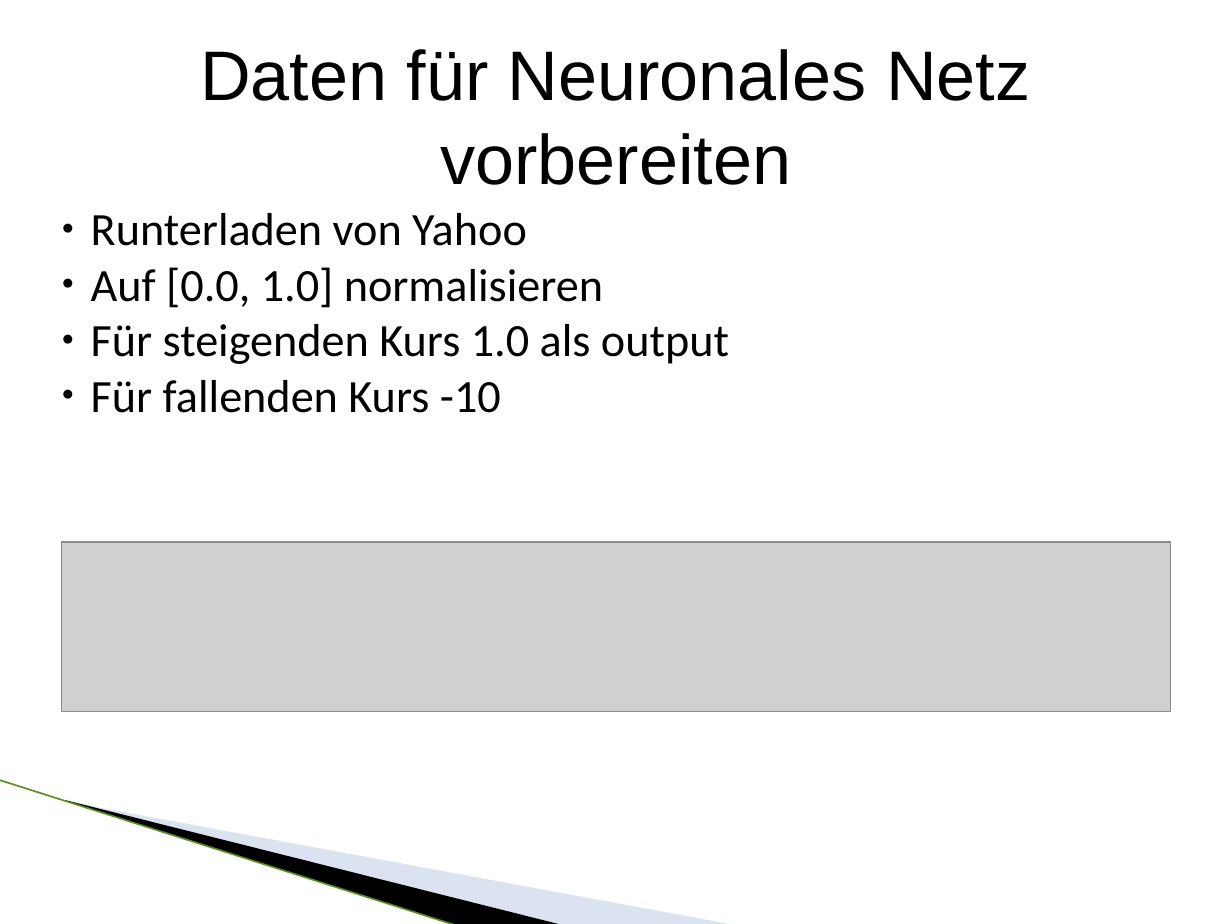
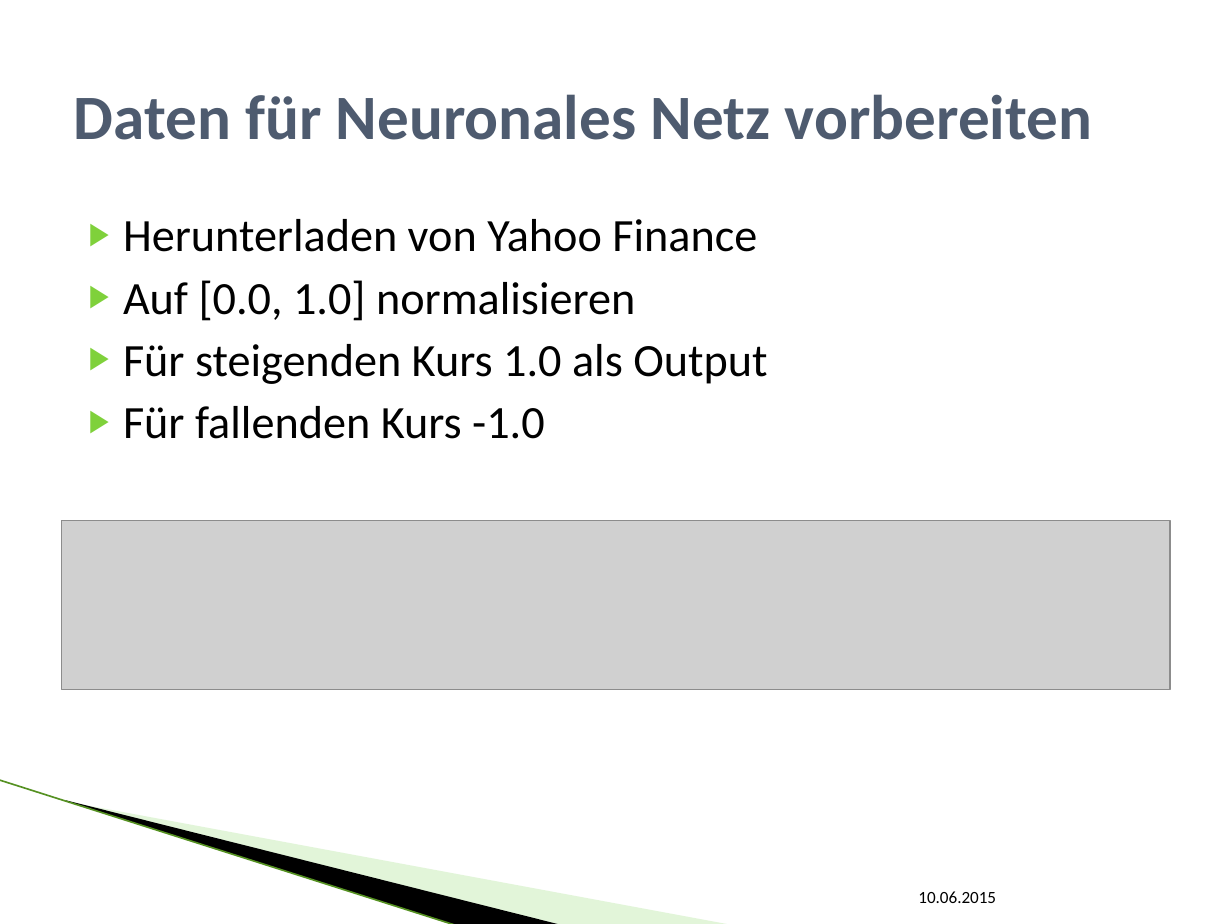
Before and after one commit to SEPSkyware6MM/StockForecast, a slide deck: slide 18 of ALR_Vortrag.pptx (slide 19 before the commit). Drawn at 1232x924 pixels with LibreOffice and Linux fonts; fonts in the diff are those of the drawing; grey boxes stand for pictures; background and template pictures are left out. Boxes give left, top, right and bottom in pixels: in the first picture for what was removed or moved away, otherwise in the second. Text is boxed around its words. In the diff, an @@ line names an element or a change of style, - is before the commit and + after.

```diff
--- a/ALR_Vortrag.pptx
+++ b/ALR_Vortrag.pptx
@@ title "Daten für Neuronales Netz vorbereiten" at (x1=74, y1=94, x2=1092, y2=140): size 41 to 36.9 pt, font Arial to Calibri, text colour #000000 to #4E5B6F, bold on; alignment centre to left @@
@@ text at (x1=123, y1=219, x2=757, y2=252): text changed @@
-● Runterladen von Yahoo
+▶ Herunterladen von Yahoo Finance
@@ text at (x1=123, y1=280, x2=635, y2=321): bullet ● to ▶; more space between paragraphs @@
@@ text at (x1=123, y1=344, x2=767, y2=439): text changed @@
-● Für steigenden Kurs 1.0 als output
-● Für fallenden Kurs -10
+▶ Für steigenden Kurs 1.0 als Output
+▶ Für fallenden Kurs -1.0
@@ picture moved from (x1=62, y1=542, x2=1170, y2=712) to (x1=62, y1=520, x2=1170, y2=690) @@
@@ line (0, 780) - (457, 924): stroke #559122 0.96 pt to #B1E399 0.95 pt @@
@@ freeform shape at (x1=65, y1=800, x2=563, y2=924): outline redrawn @@
@@ freeform shape at (x1=68, y1=801, x2=733, y2=924): fill #A7B9DB at 40% opacity to #B8E7A1 at 40% opacity @@
@@ text added at (x1=918, y1=891, x2=996, y2=903), 10 pt, text #000000 @@
+10.06.2015
```
Also in this commit, not shown: 18 other slides changed, 3 slides added, 2 slides removed.
